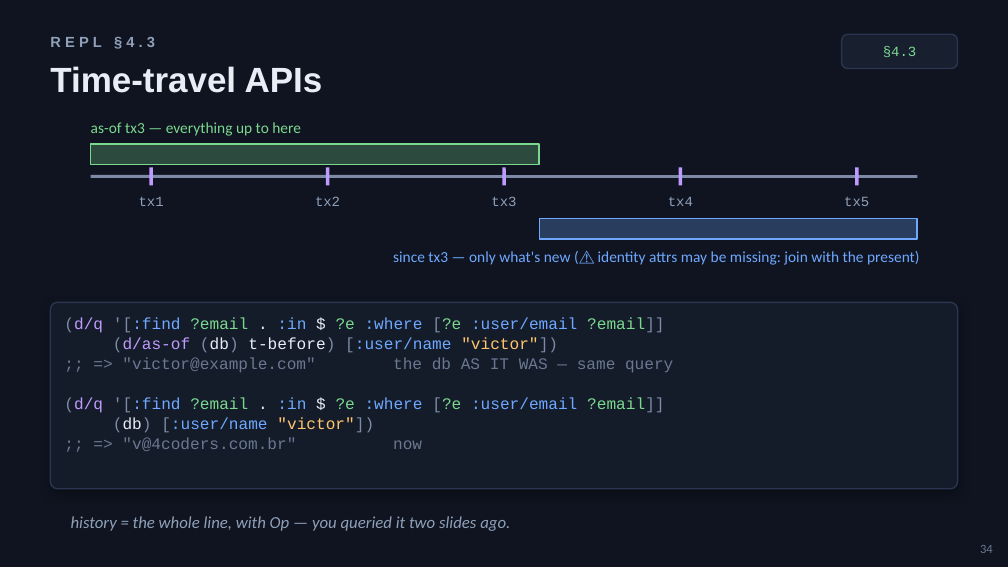
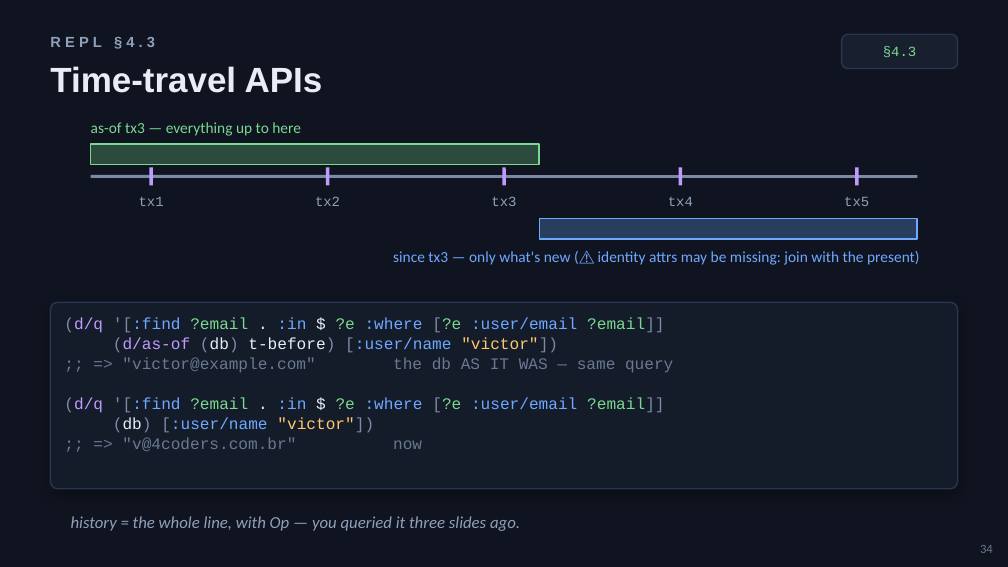
Before and after one commit to 4coders-com-br/datomic-model, a slide deck: slide 34 of domain-modeling-with-datoms.pptx. Drawn at 1008x567 pixels with LibreOffice and Linux fonts; fonts in the diff are those of the drawing. Boxes give left, top, right and bottom in pixels: in the first picture for what was removed or moved away, otherwise in the second. Text is boxed around its words. In the diff, an @@ line names an element or a change of style, - is before the commit and + after.

```diff
--- a/domain-modeling-with-datoms.pptx
+++ b/domain-modeling-with-datoms.pptx
@@ text at (x1=71, y1=516, x2=520, y2=531): text changed @@
-history = the whole line, with Op — you queried it two slides ago.
+history = the whole line, with Op — you queried it three slides ago.
```
Also in this commit, not shown: 6 other slides changed.
